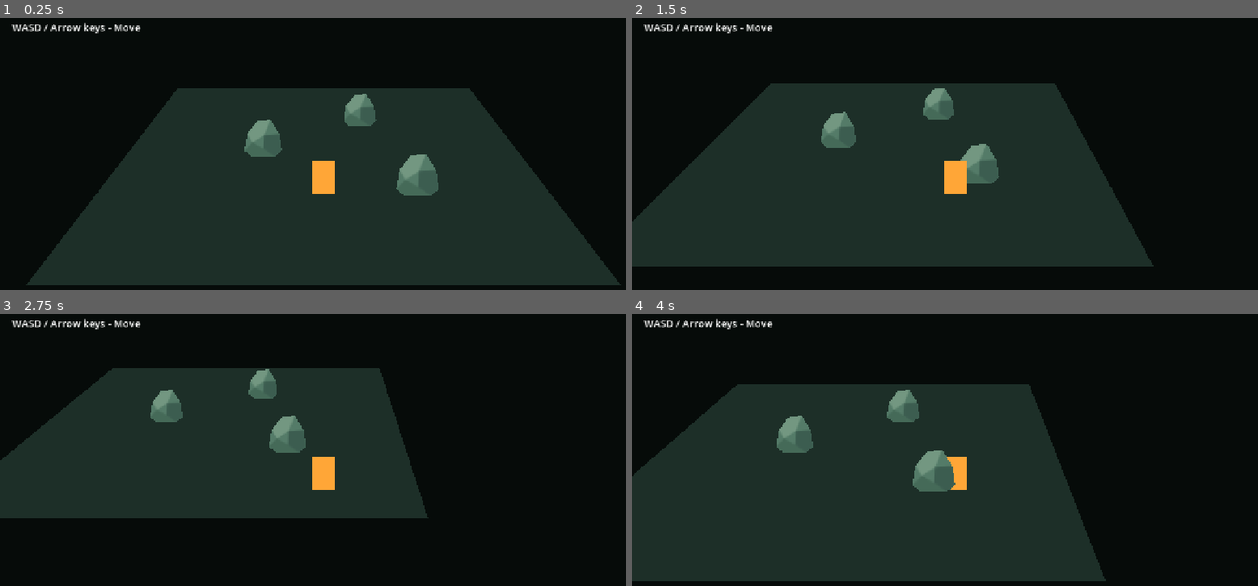
Above: before the commit, frames 1-4 (two rows, left to right).
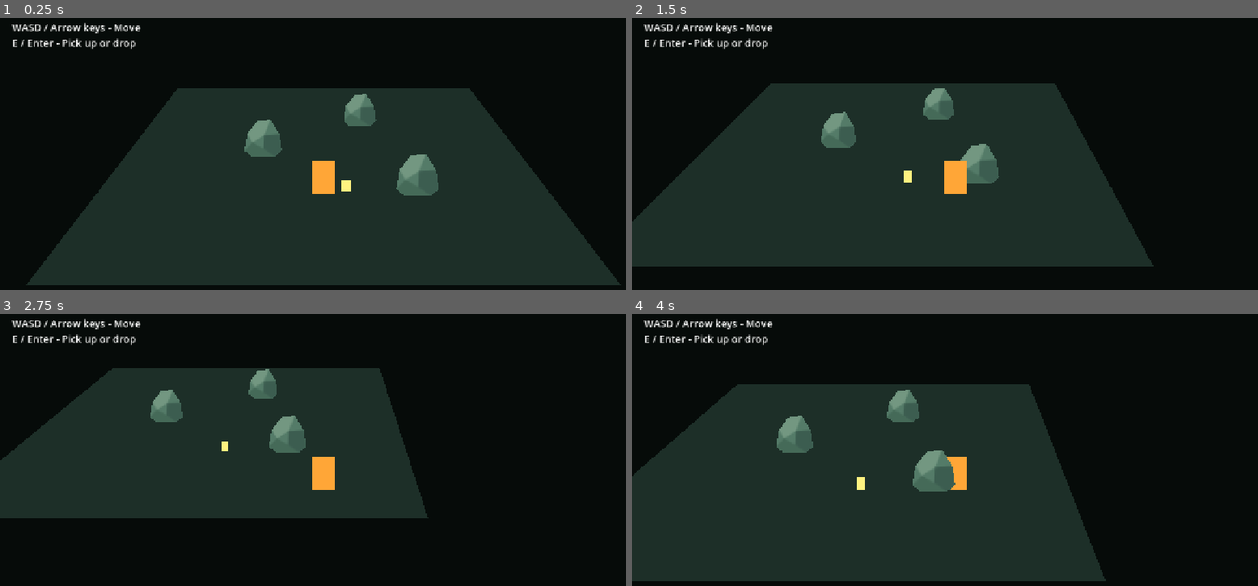
Above: after the commit, the same moments.

Repository: martindzejky/ld60
Game: Godot game, scene res://scenes/main.tscn
The game is run twice, just before and just after one commit, with the same random seed, the same clock (stepped at 60 frames per second) and the same inputs.
Inputs:
- Up to frame 1 (0.25 s): no input
- Up to frame 2 (1.5 s): tap Enter at 0.5 s; hold D (move_right) 0.53-1.28 s; hold E (interact, bound only after the commit) 0.53-1.28 s; hold S (move_down) from 1.28 s (still down); tap E (interact, bound only after the commit) at 1.35 s
- Up to frame 3 (2.75 s): release S (move_down) at 2.03 s; hold D (move_right) from 2.03 s (still down); hold E (interact, bound only after the commit) from 2.03 s (still down)
- Up to frame 4 (4 s): release D (move_right) at 2.78 s; release E (interact, bound only after the commit) at 2.78 s; hold W (move_up) 2.78-3.53 s; tap E (interact, bound only after the commit) at 2.85 s; hold A (move_left) from 3.53 s (still down); hold E (interact, bound only after the commit) from 3.53 s (still down)

The runs differ from the first frame. In frame 1, 0.4% of the frame differs, in the area x 2-57%, y 7-64%; in frame 2, 0.4%; in frame 3, 0.3%; in frame 4, 0.4%.

Commit message:
Lantern pickup and drop

Diff:
--- /dev/null
+++ b/objects/lantern.tscn
@@ -0,0 +1,28 @@
+[gd_scene format=3]
+
+[ext_resource type="Script" path="res://scripts/lantern.gd" id="1"]
+
+[sub_resource type="Gradient" id="color"]
+colors = PackedColorArray(1, 0.95, 0.5, 1, 1, 0.95, 0.5, 1)
+
+[sub_resource type="GradientTexture2D" id="texture"]
+gradient = SubResource("color")
+width = 24
+height = 36
+
+[node name="lantern" type="Node3D"]
+script = ExtResource("1")
+pickup_radius = 1.5
+
+[node name="sprite" type="Sprite3D" parent="."]
+position = Vector3(0, 0.27, 0)
+pixel_size = 0.015
+billboard = 1
+alpha_cut = 1
+texture = SubResource("texture")
+
+[node name="light" type="OmniLight3D" parent="."]
+position = Vector3(0, 0.5, 0)
+light_color = Color(1, 0.75, 0.3, 1)
+light_energy = 1.8
+omni_range = 6.0
--- a/objects/player.tscn
+++ b/objects/player.tscn
@@ -27,3 +27,9 @@
 billboard = 1
 alpha_cut = 1
 texture = SubResource("texture")
+
+[node name="lantern_slot" type="Marker3D" parent="." unique_id=440290762]
+transform = Transform3D(1, 0, 0, 0, 1, 0, 0, 0, 1, 0.81327057, 0.88996845, 0.15)
+
+[node name="drop_slot" type="Marker3D" parent="." unique_id=207987825]
+transform = Transform3D(1, 0, 0, 0, 1, 0, 0, 0, 1, 0.813, 0, 0.15)
--- a/project.godot
+++ b/project.godot
@@ -49,6 +49,11 @@
 ]
 }
 
+interact={
+"deadzone": 0.2,
+"events": [Object(InputEventKey,"physical_keycode":69), Object(InputEventKey,"physical_keycode":4194309), Object(InputEventKey,"physical_keycode":4194310)]
+}
+
 [rendering]
 
 renderer/rendering_method="gl_compatibility"
--- a/scenes/main.tscn
+++ b/scenes/main.tscn
@@ -1,7 +1,8 @@
 [gd_scene format=3 uid="uid://c54kdht4json4"]
 
-[ext_resource type="PackedScene" path="res://objects/player.tscn" id="1"]
-[ext_resource type="PackedScene" path="res://objects/rock.tscn" id="2"]
+[ext_resource type="PackedScene" uid="uid://w6mjmcbcb6d" path="res://objects/player.tscn" id="1"]
+[ext_resource type="PackedScene" uid="uid://cy7uujhk8pe7" path="res://objects/rock.tscn" id="2"]
+[ext_resource type="PackedScene" path="res://objects/lantern.tscn" id="3"]
 
 [sub_resource type="Environment" id="environment"]
 background_mode = 1
@@ -21,43 +22,73 @@
 
 [node name="main" type="Node3D" unique_id=270892111]
 
-[node name="environment" type="WorldEnvironment" parent="."]
+[node name="environment" type="WorldEnvironment" parent="." unique_id=1644920340]
 environment = SubResource("environment")
 
-[node name="light" type="DirectionalLight3D" parent="."]
-rotation_degrees = Vector3(-60, -25, 0)
-light_color = Color(1, 0.88, 0.7, 1)
-light_energy = 0.8
-shadow_enabled = true
-
-[node name="ground" type="Sprite3D" parent="."]
-rotation_degrees = Vector3(-90, 0, 0)
+[node name="ground" type="Sprite3D" parent="." unique_id=205520019]
+transform = Transform3D(1, 0, 0, 0, -4.371139e-08, 1, 0, -1, -4.371139e-08, 0, 0, 0)
+pixel_size = 1.0
 alpha_cut = 1
-pixel_size = 1.0
 texture = SubResource("ground_texture")
 
-[node name="rock_left" parent="." instance=ExtResource("2")]
-position = Vector3(-3, 0, 0)
+[node name="rock_left" parent="." unique_id=1503433654 instance=ExtResource("2")]
+transform = Transform3D(1, 0, 0, 0, 1, 0, 0, 0, 1, -3, 0, 0)
 
-[node name="rock_back" parent="." instance=ExtResource("2")]
-position = Vector3(2, 0, -3)
+[node name="rock_back" parent="." unique_id=2120411712 instance=ExtResource("2")]
+transform = Transform3D(1, 0, 0, 0, 1, 0, 0, 0, 1, 2, 0, -3)
 
-[node name="rock_right" parent="." instance=ExtResource("2")]
-position = Vector3(4, 0, 3)
+[node name="rock_right" parent="." unique_id=1999242164 instance=ExtResource("2")]
+transform = Transform3D(1, 0, 0, 0, 1, 0, 0, 0, 1, 4, 0, 3)
 
-[node name="player" parent="." instance=ExtResource("1")]
-position = Vector3(0, 0, 3)
+[node name="player" parent="." unique_id=1253224889 instance=ExtResource("1")]
+transform = Transform3D(1, 0, 0, 0, 1, 0, 0, 0, 1, 0, 0, 3)
 
-[node name="camera" type="Camera3D" parent="player"]
-position = Vector3(0, 10, 12)
-rotation_degrees = Vector3(-40, 0, 0)
+[node name="camera" type="Camera3D" parent="player" unique_id=1545861327]
+transform = Transform3D(1, 0, 0, 0, 0.76604444, 0.6427876, 0, -0.6427876, 0.76604444, 0, 10, 12)
+current = true
 fov = 55.0
-current = true
 
-[node name="hud" type="CanvasLayer" parent="."]
+[node name="lantern" parent="." unique_id=1329808312 node_paths=PackedStringArray("carrier", "attachment_slot", "drop_slot", "carried_ui") instance=ExtResource("3")]
+transform = Transform3D(1, 0, 0, 0, 1, 0, 0, 0, 1, 1, 0, 3)
+carrier = NodePath("../player")
+attachment_slot = NodePath("../player/lantern_slot")
+drop_slot = NodePath("../player/drop_slot")
+carried_ui = NodePath("../hud/lantern")
 
-[node name="controls" type="Label" parent="hud"]
+[node name="hud" type="CanvasLayer" parent="." unique_id=997754346]
+
+[node name="controls" type="Label" parent="hud" unique_id=4274535]
 offset_left = 24.0
 offset_top = 20.0
 theme_override_font_sizes/font_size = 20
-text = "WASD / Arrow keys - Move"
+text = "WASD / Arrow keys - Move
+E / Enter - Pick up or drop"
+
+[node name="lantern" type="HBoxContainer" parent="hud" unique_id=1705136529]
+visible = false
+anchors_preset = 3
+anchor_left = 1.0
+anchor_top = 1.0
+anchor_right = 1.0
+anchor_bottom = 1.0
+offset_left = -244.0
+offset_top = -72.0
+offset_right = -24.0
+offset_bottom = -24.0
+grow_horizontal = 0
+grow_vertical = 0
+mouse_filter = 2
+theme_override_constants/separation = 16
+
+[node name="icon" type="ColorRect" parent="hud/lantern" unique_id=1514002418]
+custom_minimum_size = Vector2(24, 36)
+layout_mode = 2
+size_flags_vertical = 4
+mouse_filter = 2
+color = Color(1, 0.95, 0.5, 1)
+
+[node name="prompt" type="Label" parent="hud/lantern" unique_id=1366080670]
+layout_mode = 2
+theme_override_font_sizes/font_size = 20
+text = "Hold LMB to wind"
+vertical_alignment = 1
--- /dev/null
+++ b/scripts/lantern.gd
@@ -0,0 +1,35 @@
+extends Node3D
+
+@export var carrier: CharacterBody3D
+@export var attachment_slot: Marker3D
+@export var drop_slot: Marker3D
+@export var carried_ui: Control
+@export var pickup_radius: float = 1.5
+
+var is_carried: bool = false
+var _ground_parent: Node
+
+
+func _ready() -> void:
+  _ground_parent = get_parent()
+  carried_ui.hide()
+
+
+func _unhandled_input(event: InputEvent) -> void:
+  if not event.is_action_pressed('interact') or event.is_echo():
+    return
+
+  if is_carried:
+    reparent(_ground_parent)
+    global_position = drop_slot.global_position
+    is_carried = false
+    carried_ui.hide()
+  elif global_position.distance_squared_to(carrier.global_position) <= pickup_radius * pickup_radius:
+    reparent(attachment_slot, false)
+    position = Vector3.ZERO
+    is_carried = true
+    carried_ui.show()
+  else:
+    return
+
+  get_viewport().set_input_as_handled()
Not shown, added: scripts/lantern.gd.uid
